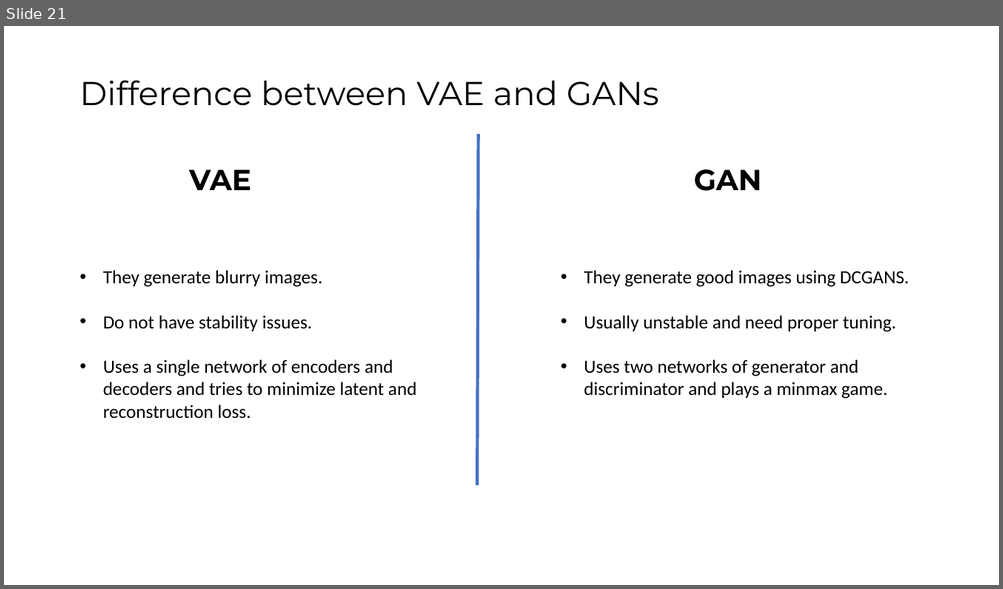
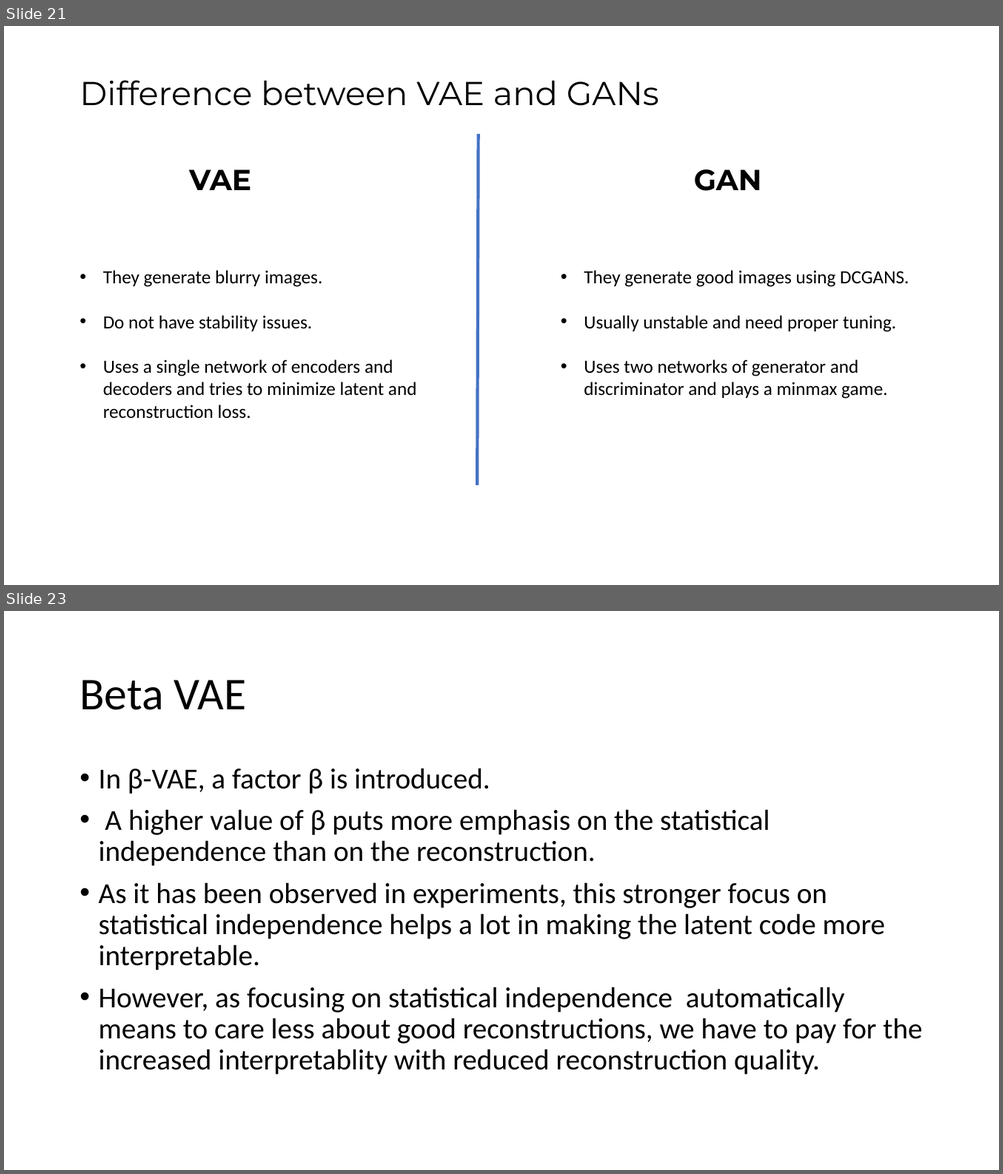
Before and after one commit to anshupandey/Computer-Vision, a slide deck: Autoencoders/Auto Encoders.pptx. Shown one above the other, each under a label of ours: slide 21 before the commit, slides 21 and 23 after it; the slides between them are not shown. The pictures are 1003x589 and 1003x1174 pixels, drawn with LibreOffice and Linux fonts; fonts in the diff are those of the drawing. Boxes give left, top, right and bottom in pixels: in the first picture for what was removed or moved away, otherwise in the second. Text is boxed around its words. In the diff, an @@ line names an element or a change of style, - is before the commit and + after.

```diff
--- a/Autoencoders/Auto Encoders.pptx
+++ b/Autoencoders/Auto Encoders.pptx
@@ slide 23 added at bbox=[4, 611, 999, 1170], background #FFFFFF @@
@@ title added at bbox=[79, 680, 247, 710], 44 pt, text #000000 @@
+Beta VAE
@@ text added at bbox=[99, 768, 922, 1075], 28 pt, text #000000 @@
+• In β-VAE, a factor β is introduced.
+• A higher value of β puts more emphasis on the statistical independence than on the reconstruction.
+• As it has been observed in experiments, this stronger focus on statistical independence helps a lot in making the latent code more interpretable.
+• However, as focusing on statistical independence automatically means to care less about good reconstructions, we have to pay for the increased interpretablity with reduced reconstruction quality.
```
Also in this commit, not shown: 1 other slide added.
